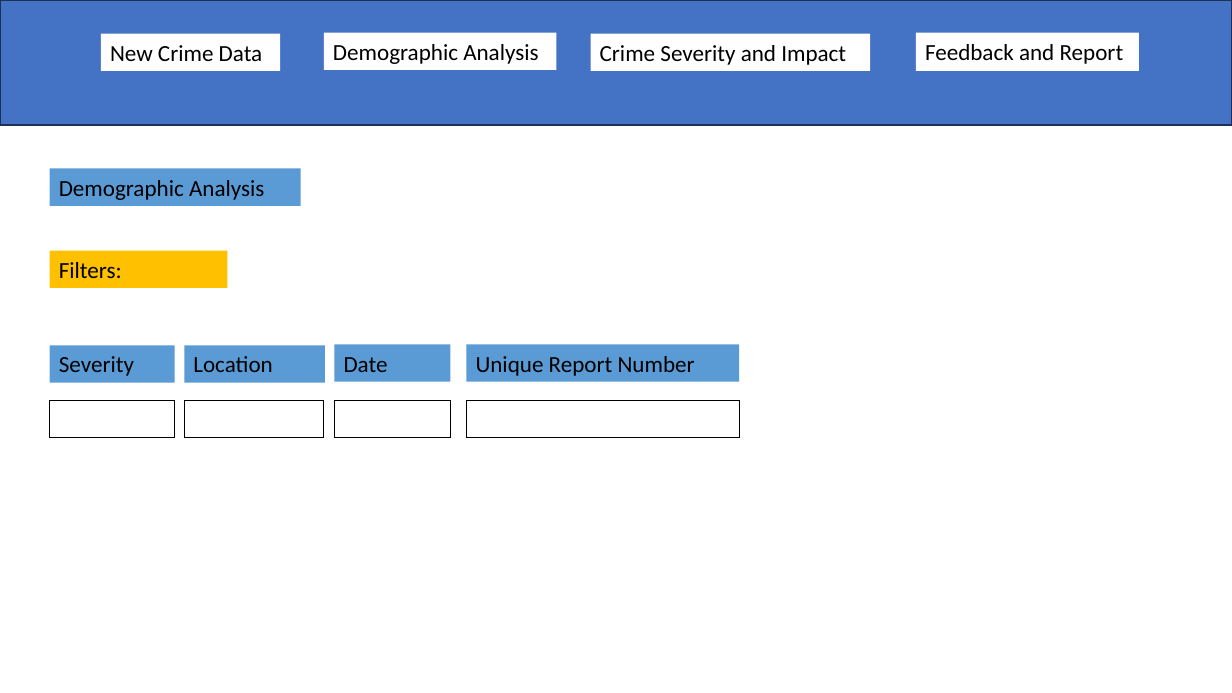
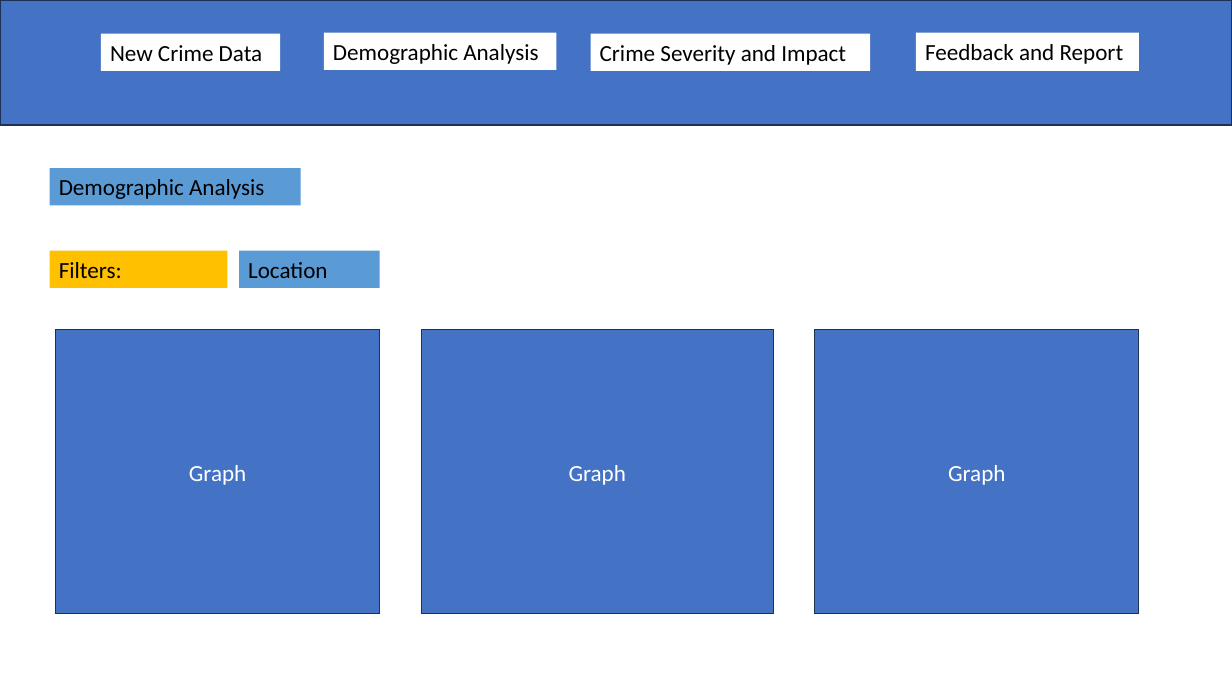
Before and after one commit to cs411-alawini/Los-Angeles-Crime-Data-Analysis, a slide deck: slide 2 of doc/UI Mock up.pptx. Drawn at 1232x693 pixels with LibreOffice and Linux fonts; fonts in the diff are those of the drawing. Boxes give left, top, right and bottom in pixels: in the first picture for what was removed or moved away, otherwise in the second. Text is boxed around its words. In the diff, an @@ line names an element or a change of style, - is before the commit and + after.

```diff
--- a/doc/UI Mock up.pptx
+++ b/doc/UI Mock up.pptx
@@ rectangle "Location" moved from (x1=184, y1=346, x2=324, y2=383) to (x1=239, y1=250, x2=380, y2=287) @@
@@ rectangle removed at (x1=50, y1=346, x2=175, y2=383) @@
-Severity
@@ rectangle added at (x1=55, y1=330, x2=380, y2=614), fill #4472C4, outline #1E3256 1 pt, 18 pt, text #FFFFFF @@
+Graph
@@ rectangle removed at (x1=335, y1=345, x2=451, y2=382) @@
-Date
@@ rectangle added at (x1=421, y1=330, x2=774, y2=614), fill #4472C4, outline #1E3256 1 pt, 18 pt, text #FFFFFF @@
+Graph
@@ rectangle removed at (x1=467, y1=345, x2=739, y2=382) @@
-Unique Report Number
@@ rectangle added at (x1=815, y1=330, x2=1140, y2=614), fill #4472C4, outline #1E3256 1 pt, 18 pt, text #FFFFFF @@
+Graph
@@ rectangle removed at (x1=50, y1=400, x2=175, y2=437) @@
@@ rectangle removed at (x1=184, y1=400, x2=323, y2=437) @@
@@ rectangle removed at (x1=335, y1=400, x2=451, y2=437) @@
@@ rectangle removed at (x1=467, y1=400, x2=739, y2=437) @@
```
Also in this commit, not shown: 3 other slides changed.
